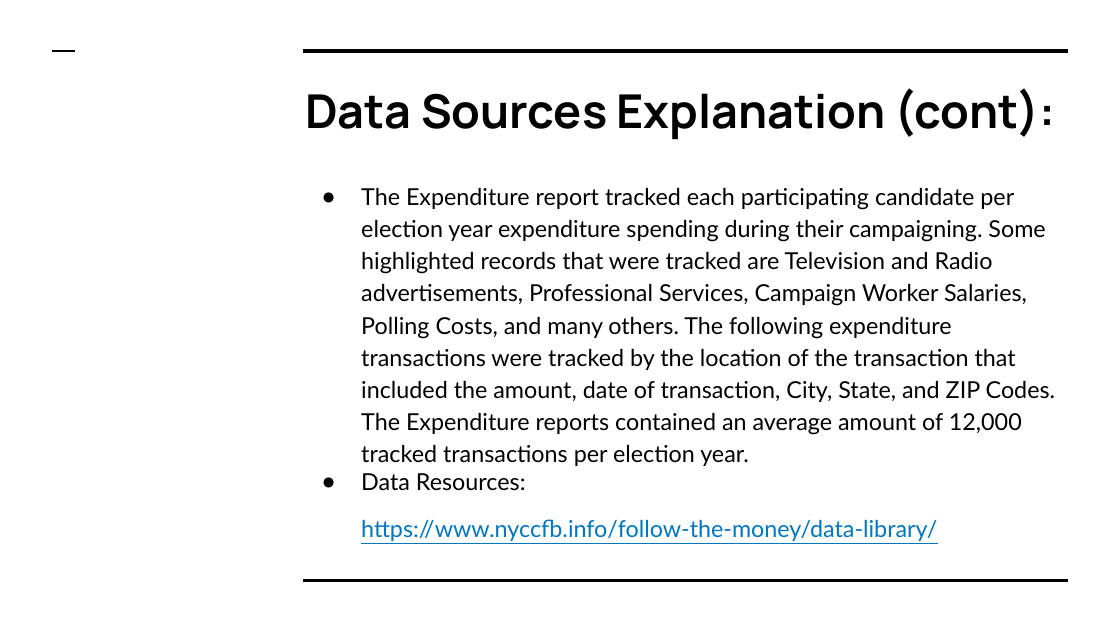
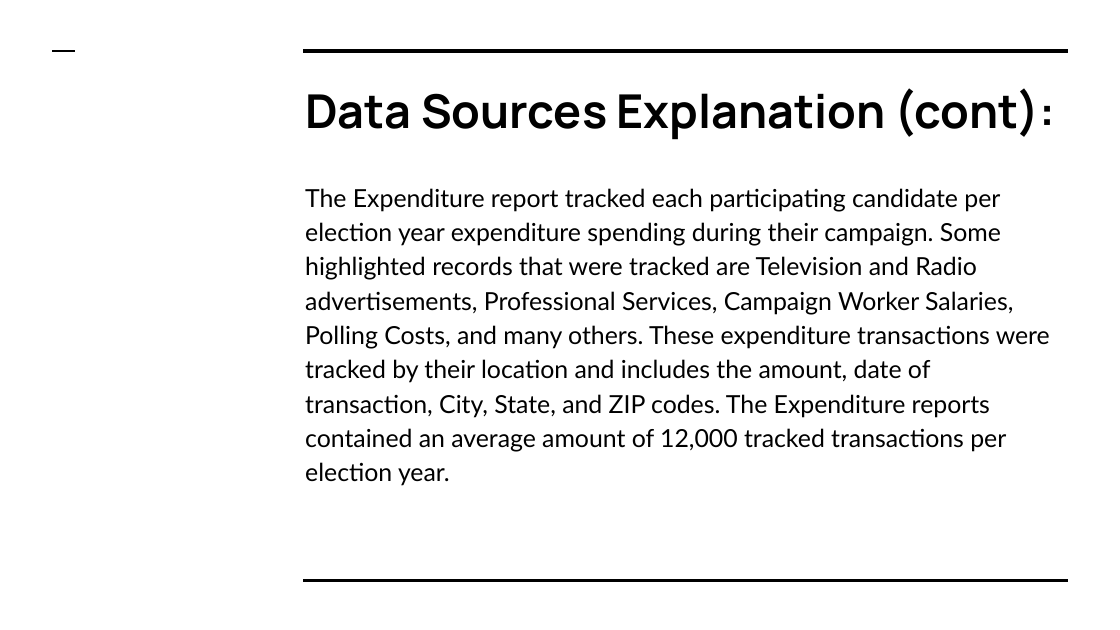
Before and after one commit to ssheggrud/Mod_20_Project, a slide deck: slide 9 of Presentation/Group5Presentation.pptx. Drawn at 1120x630 pixels with LibreOffice and Linux fonts; fonts in the diff are those of the drawing. Boxes give left, top, right and bottom in pixels: in the first picture for what was removed or moved away, otherwise in the second. Text is boxed around its words. In the diff, an @@ line names an element or a change of style, - is before the commit and + after.

```diff
--- a/Presentation/Group5Presentation.pptx
+++ b/Presentation/Group5Presentation.pptx
@@ text at (305, 188, 1050, 486): text changed; size 15 to 16 pt @@
-● The Expenditure report tracked each participating candidate per election year expenditure spending during their campaigning. Some highlighted records that were tracked are Television and Radio advertisements, Professional Services, Campaign Worker Salaries, Polling Costs, and many others. The following expenditure transactions were tracked by the location of the transaction that included the amount, date of transaction, City, State, and ZIP Codes. The Expenditure reports contained an average amount of 12,000 tracked transactions per election year.
-● Data Resources:
-https://www.nyccfb.info/follow-the-money/data-library/
+The Expenditure report tracked each participating candidate per election year expenditure spending during their campaign. Some highlighted records that were tracked are Television and Radio advertisements, Professional Services, Campaign Worker Salaries, Polling Costs, and many others. These expenditure transactions were tracked by their location and includes the amount, date of transaction, City, State, and ZIP codes. The Expenditure reports contained an average amount of 12,000 tracked transactions per election year.
```
Also in this commit, not shown: 14 other slides changed, 1 slide added.
